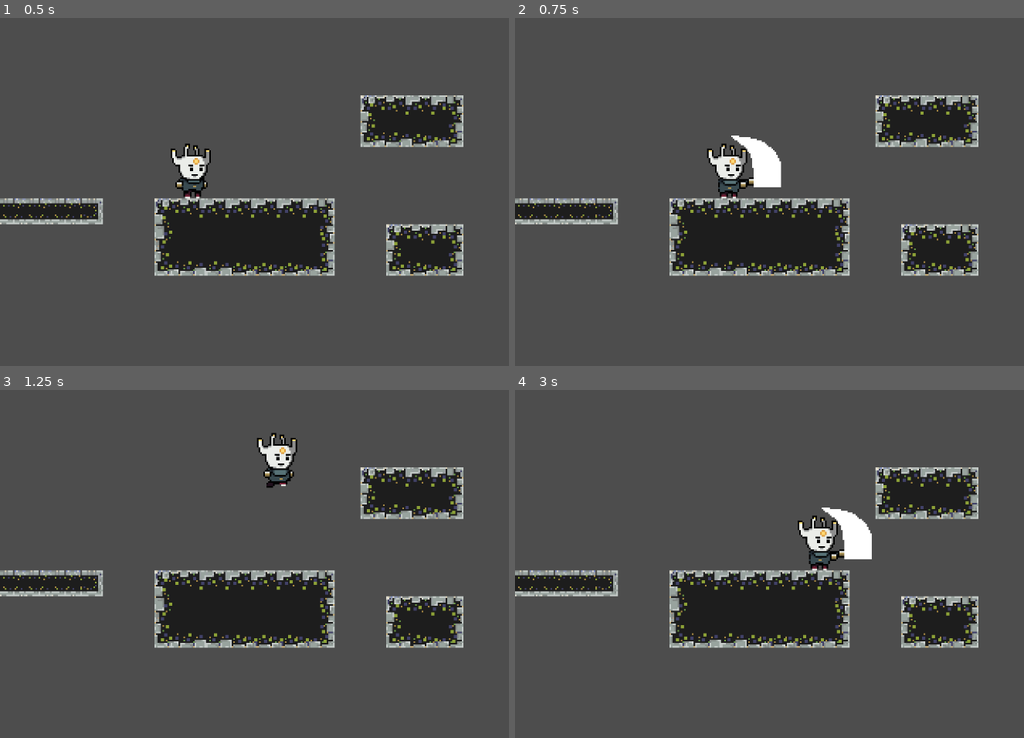
Above: before the commit, frames 1-4 (two rows, left to right).
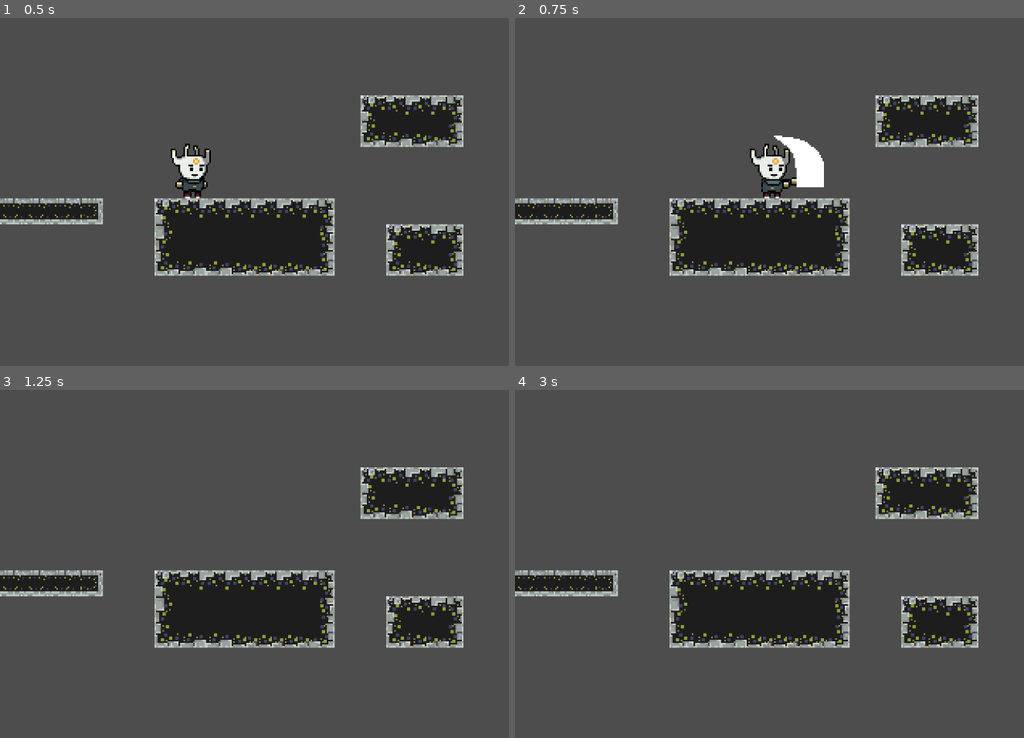
Above: after the commit, the same moments.

Repository: vazzda/gdt_L5_Metroidvania
Game: Godot game, scene res://Scenes/main_scene.tscn
Two runs of this game, one before a commit and one after it. Both use one fixed random seed, a clock stepped at 60 frames per second and the inputs below.
Inputs:
- Up to frame 1 (0.5 s): no input
- Up to frame 2 (0.75 s): hold Right (ui_move_right) from 0.53 s (still down); tap Space (ui_sword) at 0.6 s
- Up to frame 3 (1.25 s): keep holding Right (ui_move_right); tap Up (ui_jump) at 0.77, 0.8, 1.07 s
- Up to frame 4 (3 s): tap Up (ui_jump) at 1.35, 1.52, 1.82, 2.3 s; tap Space (ui_sword) at 1.55, 2.1, 2.85 s; tap Enter at 2 s; release Right (ui_move_right) at 2.03 s; hold Left (ui_move_left) 2.03-2.78 s; hold Right (ui_move_right) from 2.78 s (still down)

Frame 1 is identical in both runs. In frame 2, 2.4% of the frame differs, in the area x 37-61%, y 33-52%; in frame 3, 0.7%; in frame 4, 1.5%.

Commit message:
movement refactor: decomposition, no finite states

Diff:
--- a/Scripts/player.gd
+++ b/Scripts/player.gd
@@ -1,7 +1,5 @@
 extends CharacterBody2D
 
-enum PlayerStates {MOVE, SWORD}
-var CurrentState = PlayerStates.MOVE
 
 var SPEED = 200.0
 var VELOCITY_CLAMNP = 100.0
@@ -9,76 +7,108 @@
 var JUMP = 400
 var JUMP_IN_AIR_LIMIT = 2
 
+enum PlayerStates {MOVE, SWORD}
+var CurrentState = PlayerStates.MOVE
 var jump_in_air_counter = 0
+var swordAnimInProgress = false
 
 func _ready():
 	$Sword/CollisionShape2D.disabled = true
 	$anim.connect("animation_finished", _onAnimationFinised)
 
 func _physics_process(delta):
-#	Move(delta)
-
-	match CurrentState:
-		PlayerStates.MOVE:
-			Move(delta)
-		PlayerStates.SWORD:
-			Sword()
-
-	velocity.y += GRAVITY
+	_handleInputs(delta)
+	_handleGravity()
+	_updateAnims()
 	move_and_slide()
 
 
-func Move(delta):
+func _handleInputs(delta):
 	var movement = Input.get_action_strength("ui_move_right") - \
-			Input.get_action_strength("ui_move_left")
+		Input.get_action_strength("ui_move_left")
 
 	if movement != 0:
 		if movement > 0.0:
-			velocity.x += SPEED * delta
-			velocity.x = clamp(SPEED, VELOCITY_CLAMNP, SPEED)
-			$Sprite2D.flip_h = false
-			$anim.play("Walk")
-			$Sword/CollisionShape2D.position = Vector2(0, 0)
+			_moveRight(delta)
 		if movement < 0.0:
-			velocity.x -= SPEED * delta
-			velocity.x = clamp(SPEED, -VELOCITY_CLAMNP, -SPEED)
-			$Sprite2D.flip_h = true
-			$anim.play("Walk")
-			$Sword/CollisionShape2D.position = Vector2(-50, 0)
+			_moveLeft(delta)
+	if movement == 0.0:
+		_moveIdle()
 
-	if movement == 0.0:
-		velocity.x = 0.0
-		$anim.play("Idle")
+	if Input.is_action_just_pressed("ui_jump"):
+		if is_on_floor():
+			_jump()
+		else:
+			_jumpInAir()
+	_checkJumpInAirState()
 
-	if Input.is_action_just_pressed("ui_jump") && is_on_floor():
-		Jump()
-	if Input.is_action_just_pressed("ui_jump") && !is_on_floor():
-		if jump_in_air_counter < JUMP_IN_AIR_LIMIT:
-			Jump()
-			jump_in_air_counter += 1
+	if Input.is_action_just_pressed("ui_sword"):
+		_sword(movement)
+
+
+func _moveRight(delta):
+	velocity.x += SPEED * delta
+	velocity.x = clamp(SPEED, VELOCITY_CLAMNP, SPEED)
+	$Sprite2D.flip_h = false
+	$Sword/CollisionShape2D.position = Vector2(0, 0)
+
+func _moveLeft(delta):
+	velocity.x -= SPEED * delta
+	velocity.x = clamp(SPEED, -VELOCITY_CLAMNP, -SPEED)
+	$Sprite2D.flip_h = true
+	$Sword/CollisionShape2D.position = Vector2(-50, 0)
+
+func _moveIdle():
+	velocity.x = 0.0
+
+func _jump():
+	velocity.y = -JUMP
+
+func _jumpInAir():
+	if jump_in_air_counter < JUMP_IN_AIR_LIMIT:
+		jump_in_air_counter += 1
+		_jump()
+
+func _checkJumpInAirState():
 	if is_on_floor() && jump_in_air_counter != 0:
 		jump_in_air_counter = 0
 
+func _sword(movement):
+	CurrentState = PlayerStates.SWORD
+
+func _handleGravity():
+	velocity.y += GRAVITY
+
+
+func _updateAnims():
+	var movement = Input.get_action_strength("ui_move_right") - \
+		Input.get_action_strength("ui_move_left")
+	var currentAnim = $anim.get_current_animation()
+
+	if CurrentState == PlayerStates.SWORD:
+		if currentAnim == "Sword":
+			return
+		else:
+			$anim.play("Sword")
+			return
+
+	if !is_on_floor() && velocity.y > 10:
+		$anim.play("Fall")
+		return
 	if !is_on_floor():
 		$anim.play("Jump")
-	if !is_on_floor() && velocity.y > 10:
-		$anim.play("Fall")
+		return
 
-	if Input.is_action_just_pressed("ui_sword"):
-		CurrentState = PlayerStates.SWORD
-		velocity.x = movement
-
-
-func Jump():
-	velocity.y = -JUMP
-
-func Sword():
-	$anim.play("Sword")
+	if movement != 0:
+		$anim.play("Walk")
+	else:
+		$anim.play("Idle")
 
 
 func _onAnimationFinised(name: String):
 	if name == "Sword":
 		_resetPlayerState()
 
+
 func _resetPlayerState():
 	CurrentState = PlayerStates.MOVE
